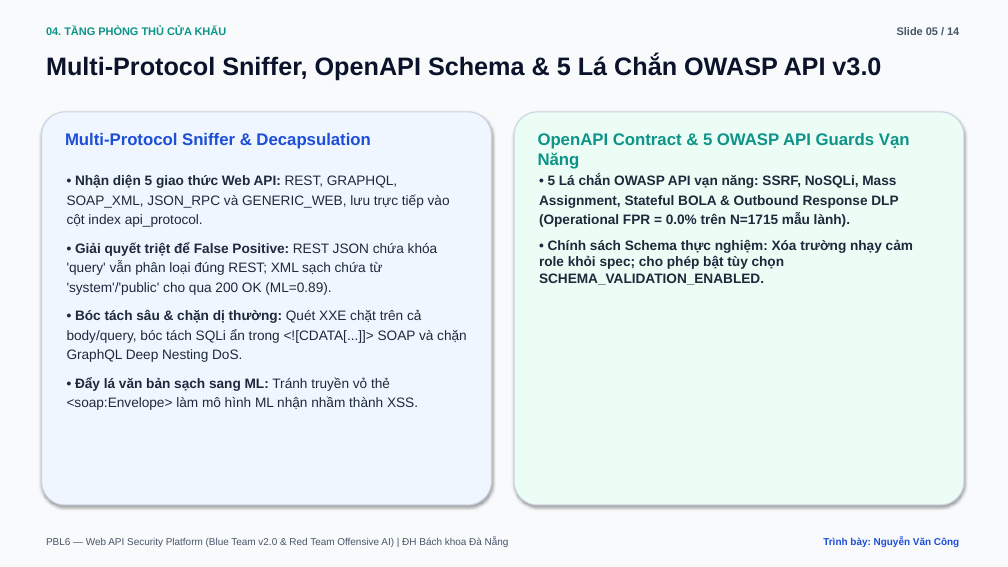
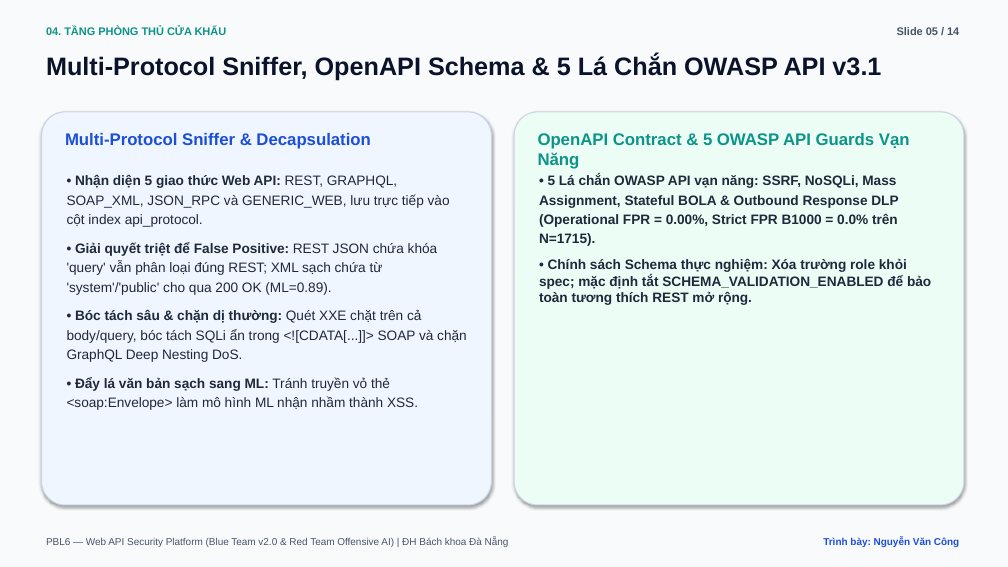
Before and after one commit to vcongggggg/pbl6, a slide deck: slide 5 of docs/reports/PBL6_Academic_Defense_Slides.pptx. Drawn at 1008x567 pixels with LibreOffice and Linux fonts; fonts in the diff are those of the drawing. Boxes give left, top, right and bottom in pixels: in the first picture for what was removed or moved away, otherwise in the second. Text is boxed around its words. In the diff, an @@ line names an element or a change of style, - is before the commit and + after.

```diff
--- a/docs/reports/PBL6_Academic_Defense_Slides.pptx
+++ b/docs/reports/PBL6_Academic_Defense_Slides.pptx
@@ text at [46, 54, 881, 80]: text changed @@
-Multi-Protocol Sniffer, OpenAPI Schema & 5 Lá Chắn OWASP API v3.0
+Multi-Protocol Sniffer, OpenAPI Schema & 5 Lá Chắn OWASP API v3.1
@@ text at [539, 175, 931, 305]: text changed @@
-• 5 Lá chắn OWASP API vạn năng: SSRF, NoSQLi, Mass Assignment, Stateful BOLA & Outbound Response DLP (Operational FPR = 0.0% trên N=1715 mẫu lành).
-• Chính sách Schema thực nghiệm: Xóa trường nhạy cảm role khỏi spec; cho phép bật tùy chọn SCHEMA_VALIDATION_ENABLED.
+• 5 Lá chắn OWASP API vạn năng: SSRF, NoSQLi, Mass Assignment, Stateful BOLA & Outbound Response DLP (Operational FPR = 0.00%, Strict FPR B1000 = 0.0% trên N=1715).
+• Chính sách Schema thực nghiệm: Xóa trường role khỏi spec; mặc định tắt SCHEMA_VALIDATION_ENABLED để bảo toàn tương thích REST mở rộng.
```
Also in this commit, not shown: 4 other slides changed, 27 other files.
